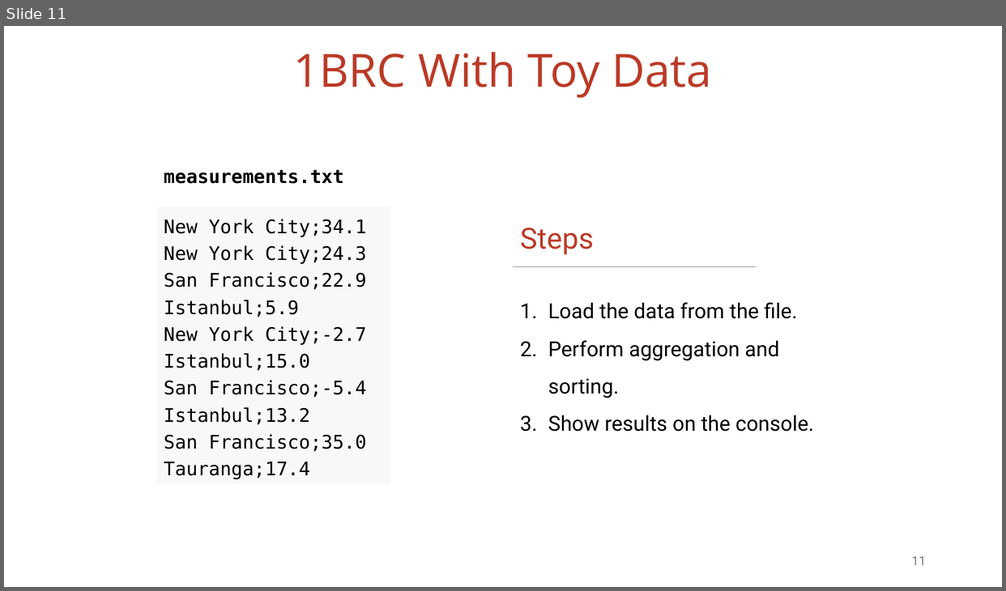
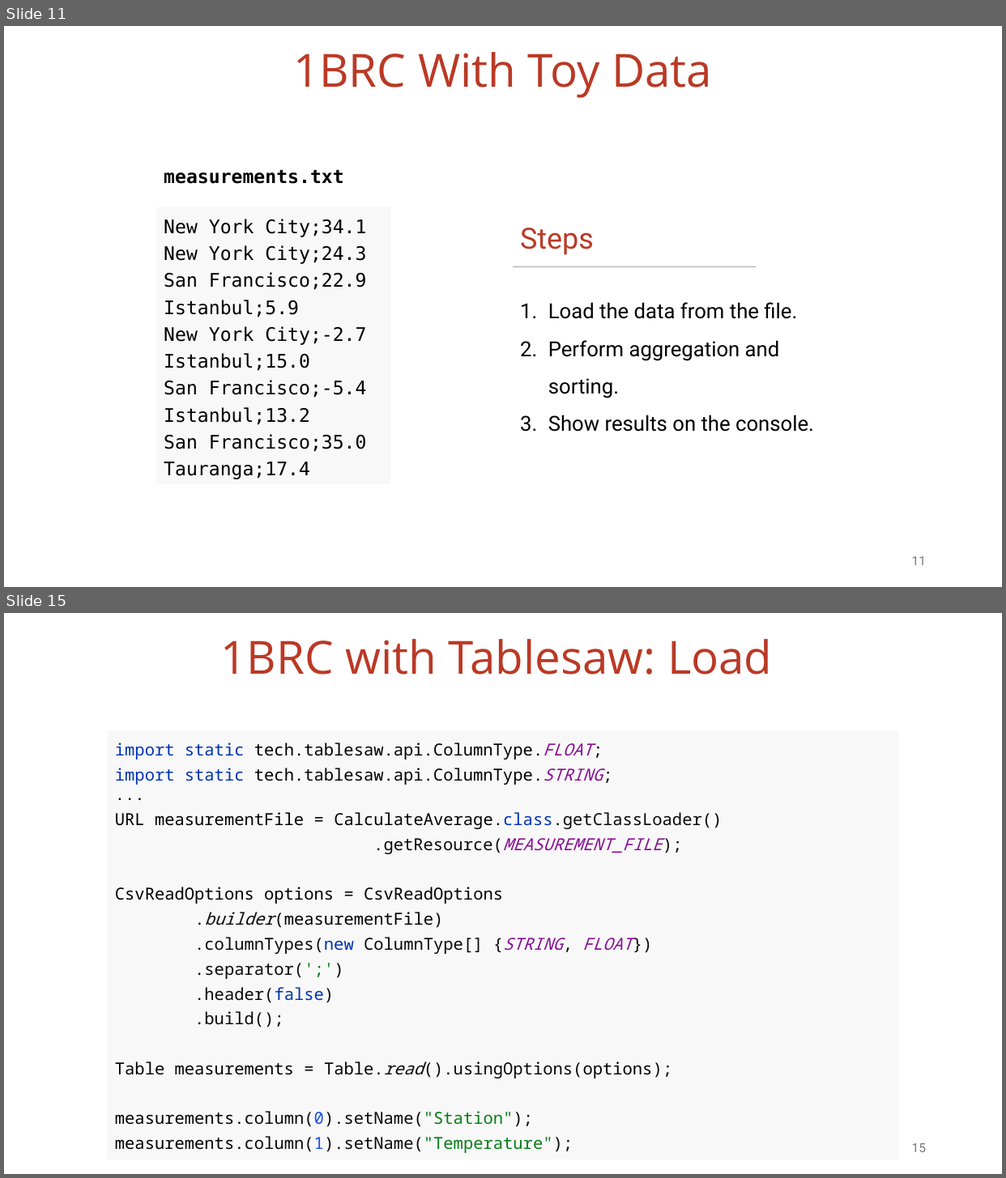
Before and after one commit to vmzakharov/missing-dataframe-talk, a slide deck: presentation/Missing_Dataframe_Short.pptx. Shown one above the other, each under a label of ours: slide 11 before the commit, slides 11 and 15 after it; the slides between them are not shown. The pictures are 1006x591 and 1006x1178 pixels, drawn with LibreOffice and Linux fonts; fonts in the diff are those of the drawing. Boxes give left, top, right and bottom in pixels: in the first picture for what was removed or moved away, otherwise in the second. Text is boxed around its words. In the diff, an @@ line names an element or a change of style, - is before the commit and + after.

```diff
--- a/presentation/Missing_Dataframe_Short.pptx
+++ b/presentation/Missing_Dataframe_Short.pptx
@@ slide 15 added at bbox=[4, 613, 1002, 1174], background #FFFFFF @@
@@ title added at bbox=[221, 639, 772, 675], 44 pt, text #BA3925 @@
+1BRC with Tablesaw: Load
@@ rectangle added at bbox=[108, 730, 898, 1160], fill #F8F8F8, 16 pt, text #000000 @@
+import static tech.tablesaw.api.ColumnType.FLOAT;
+import static tech.tablesaw.api.ColumnType.STRING;
+...
+URL measurementFile = CalculateAverage.class.getClassLoader()
+.getResource(MEASUREMENT_FILE);
+CsvReadOptions options = CsvReadOptions
+.builder(measurementFile)
+.columnTypes(new ColumnType[] {STRING, FLOAT})
+.separator(';')
+.header(false)
+.build();
+Table measurements = Table.read().usingOptions(options);
+measurements.column(0).setName("Station");
+measurements.column(1).setName("Temperature");
@@ page number added at bbox=[912, 1144, 926, 1152], 12 pt, text #797979 @@
+15
```
Also in this commit, not shown: 7 slides changed, 12 other slides added, 2 other files.
